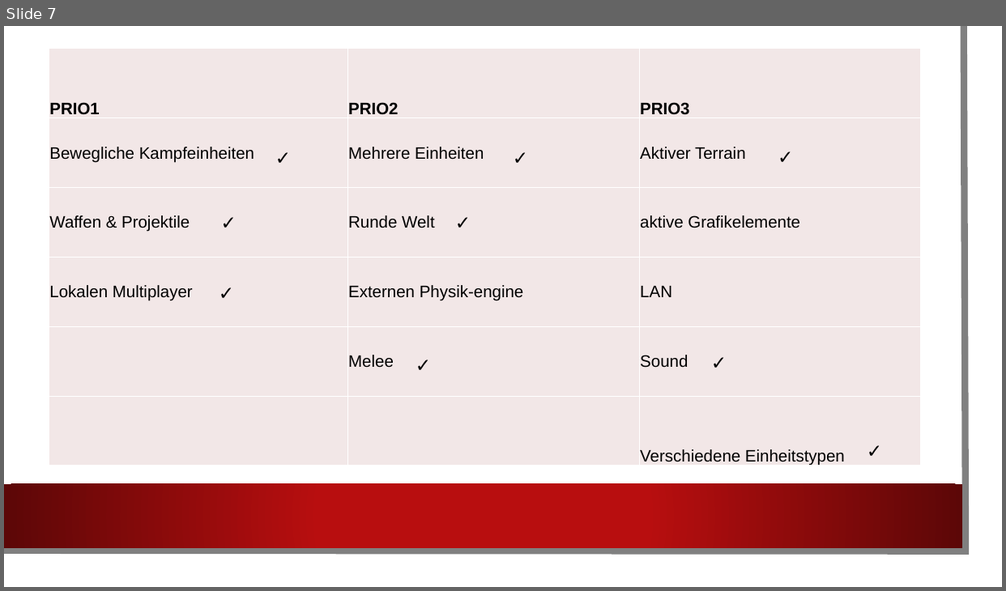
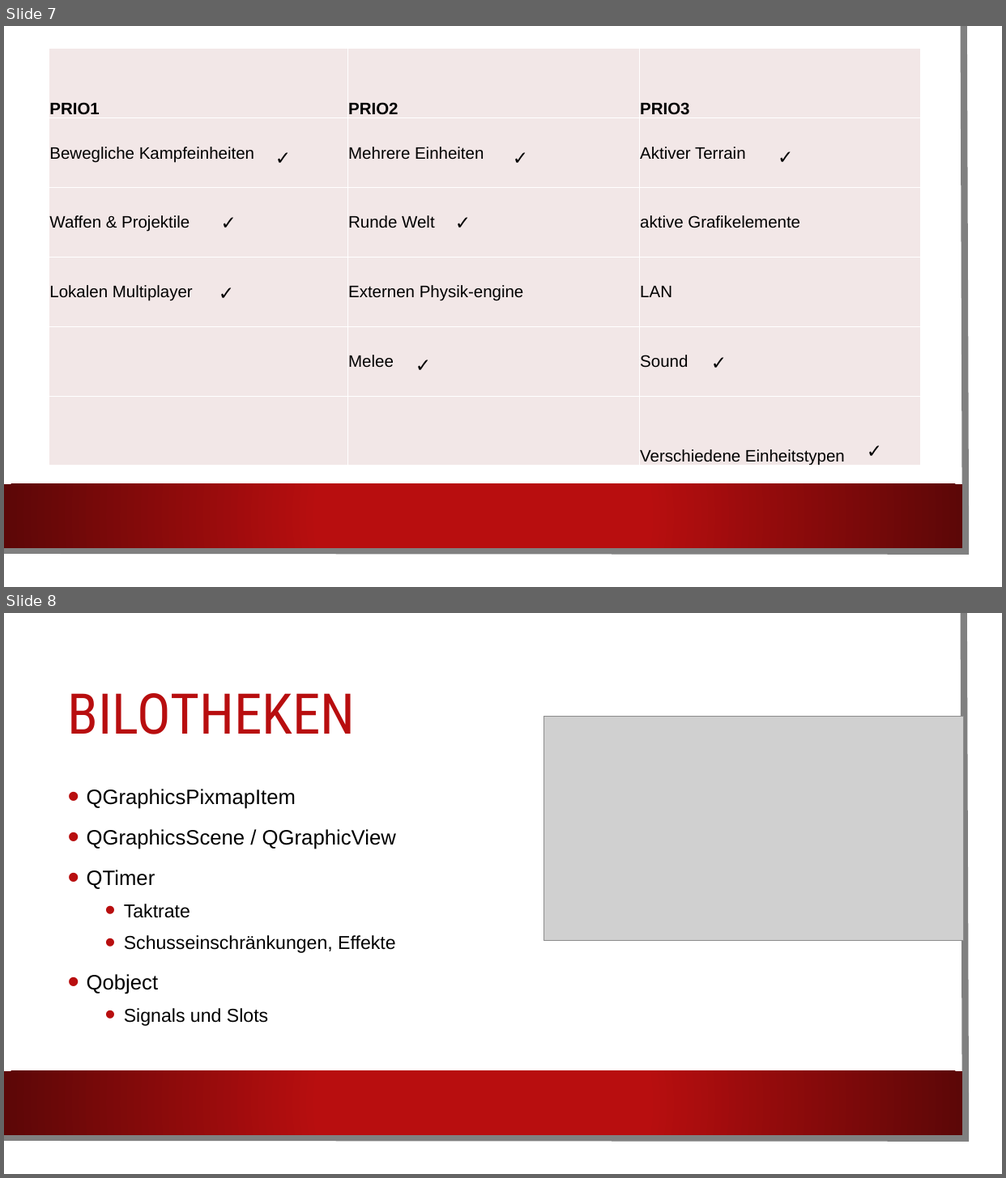
Before and after one commit to xXBasti/WorldwarJump, a slide deck: Docs/World war Jump Final.pptx. Shown one above the other, each under a label of ours: slide 7 before the commit, slides 7 and 8 after it. The pictures are 1006x591 and 1006x1178 pixels, drawn with LibreOffice and Linux fonts; fonts in the diff are those of the drawing; grey boxes stand for pictures; background and template pictures are left out. Boxes give left, top, right and bottom in pixels: in the first picture for what was removed or moved away, otherwise in the second. Text is boxed around its words. In the diff, an @@ line names an element or a change of style, - is before the commit and + after.

```diff
--- a/Docs/World war Jump Final.pptx
+++ b/Docs/World war Jump Final.pptx
@@ slide 8 added at (x1=4, y1=613, x2=1002, y2=1174), background picture (left out); not listed: 3 template elements that a slide beside it also shows @@
@@ title added at (x1=68, y1=693, x2=356, y2=735), 54 pt, text #B80E0F @@
+BILOTHEKEN
@@ picture added at (x1=543, y1=717, x2=964, y2=941) @@
@@ text added at (x1=87, y1=789, x2=396, y2=1026), 20 pt, text #000000 @@
+• QGraphicsPixmapItem
+• QGraphicsScene / QGraphicView
+• QTimer
+  • Taktrate
+  • Schusseinschränkungen, Effekte
+• Qobject
+  • Signals und Slots
```
Also in this commit, not shown: 4 slides changed, 3 other slides added, 3 slides removed, 1 other file.
